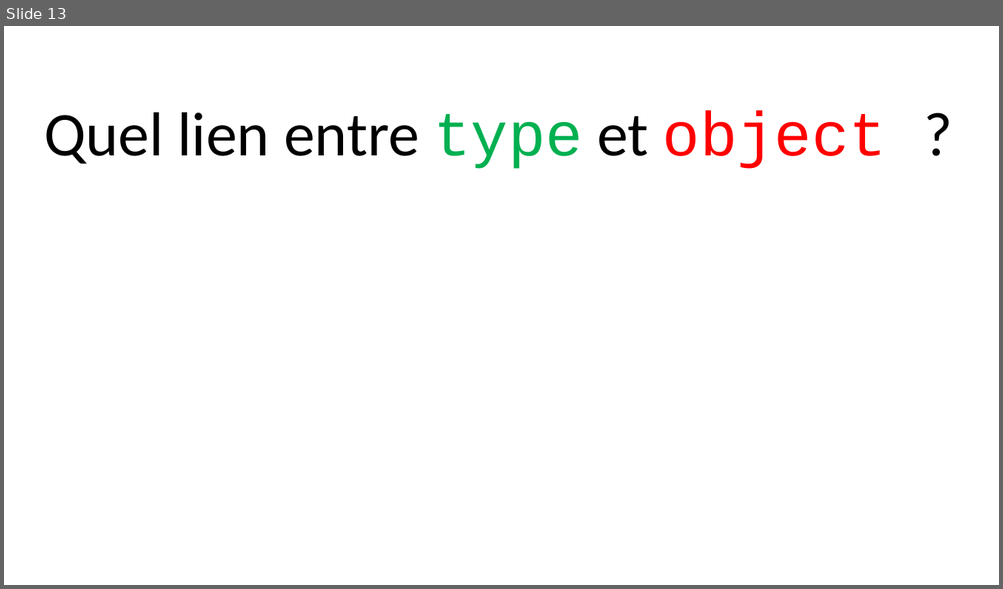
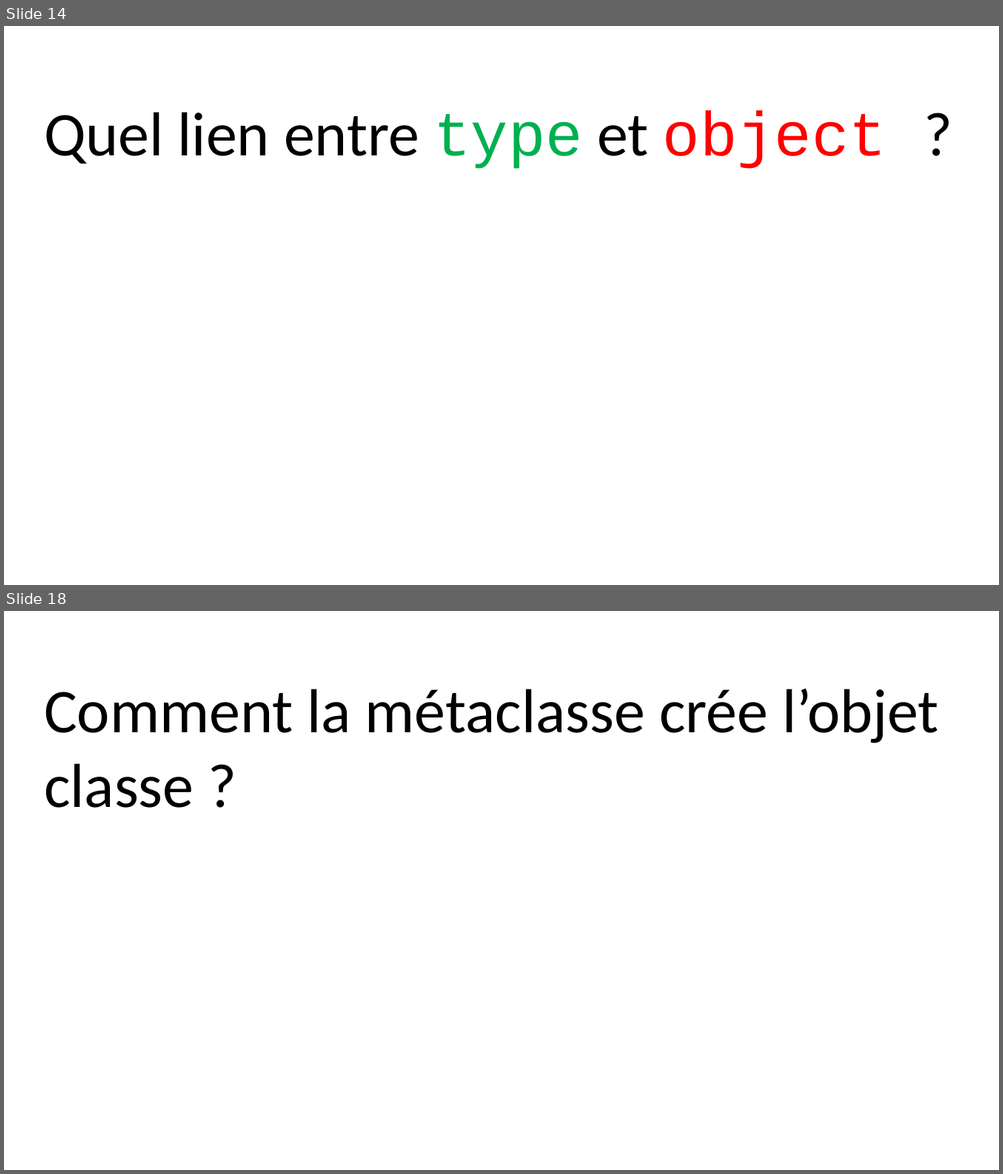
Before and after one commit to parmentelat/flotpython-archive, a slide deck: semaine7/CO12AL-W7-VIDEO03-SLIDE01.pptx. Shown one above the other, each under a label of ours: slide 13 before the commit, slides 14 and 18 after it; the slides between them are not shown. The pictures are 1003x589 and 1003x1174 pixels, drawn with LibreOffice and Linux fonts; fonts in the diff are those of the drawing. Boxes give left, top, right and bottom in pixels: in the first picture for what was removed or moved away, otherwise in the second. Text is boxed around its words. In the diff, an @@ line names an element or a change of style, - is before the commit and + after.

Commit message:
updated W7 created a video 4 for métaclasses (it was too much for video 3)

```diff
--- a/semaine7/CO12AL-W7-VIDEO03-SLIDE01.pptx
+++ b/semaine7/CO12AL-W7-VIDEO03-SLIDE01.pptx
@@ slide 18 added at bbox=[4, 611, 999, 1170], background #FFFFFF @@
@@ text added at bbox=[44, 689, 939, 808], 60 pt, text #000000 @@
+Comment la métaclasse crée l’objet classe ?
@@ what was slide 13 is now slide 14 @@
```
Also in this commit, not shown: 7 slides changed, 5 other slides added, 4 other files.
